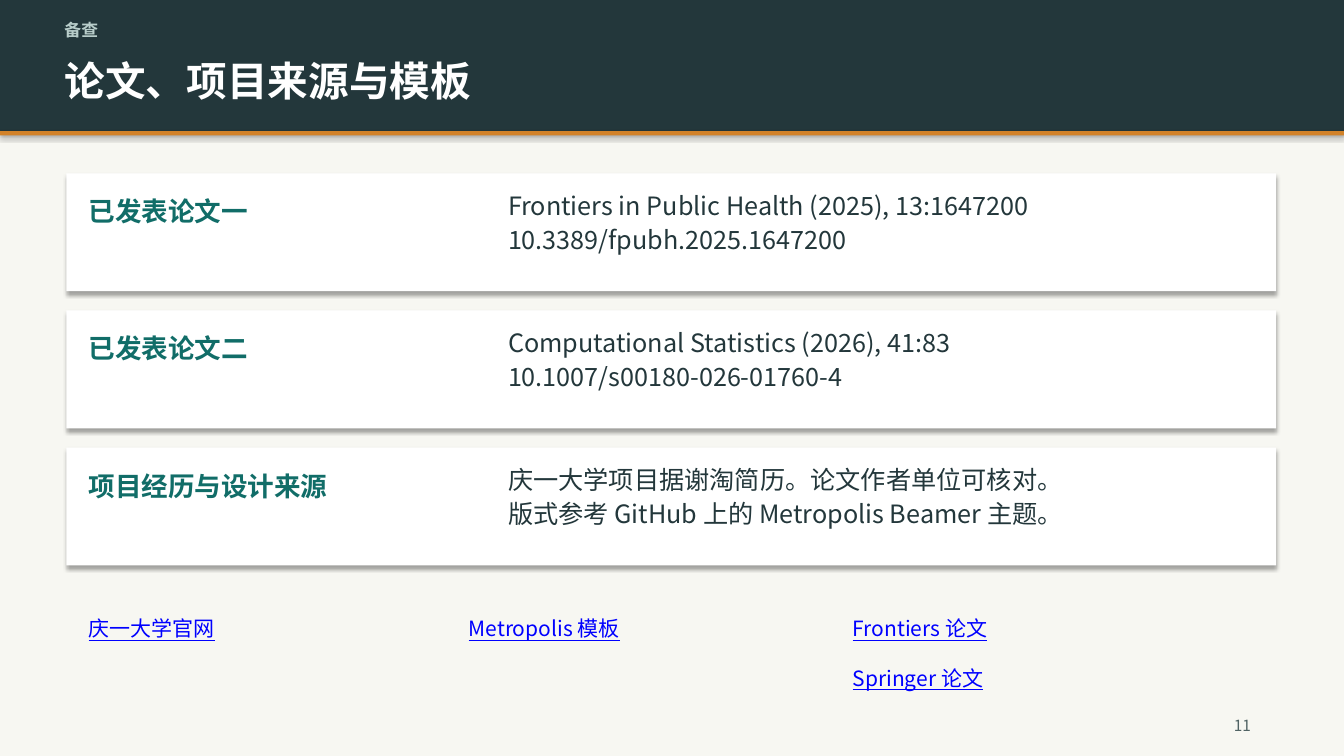
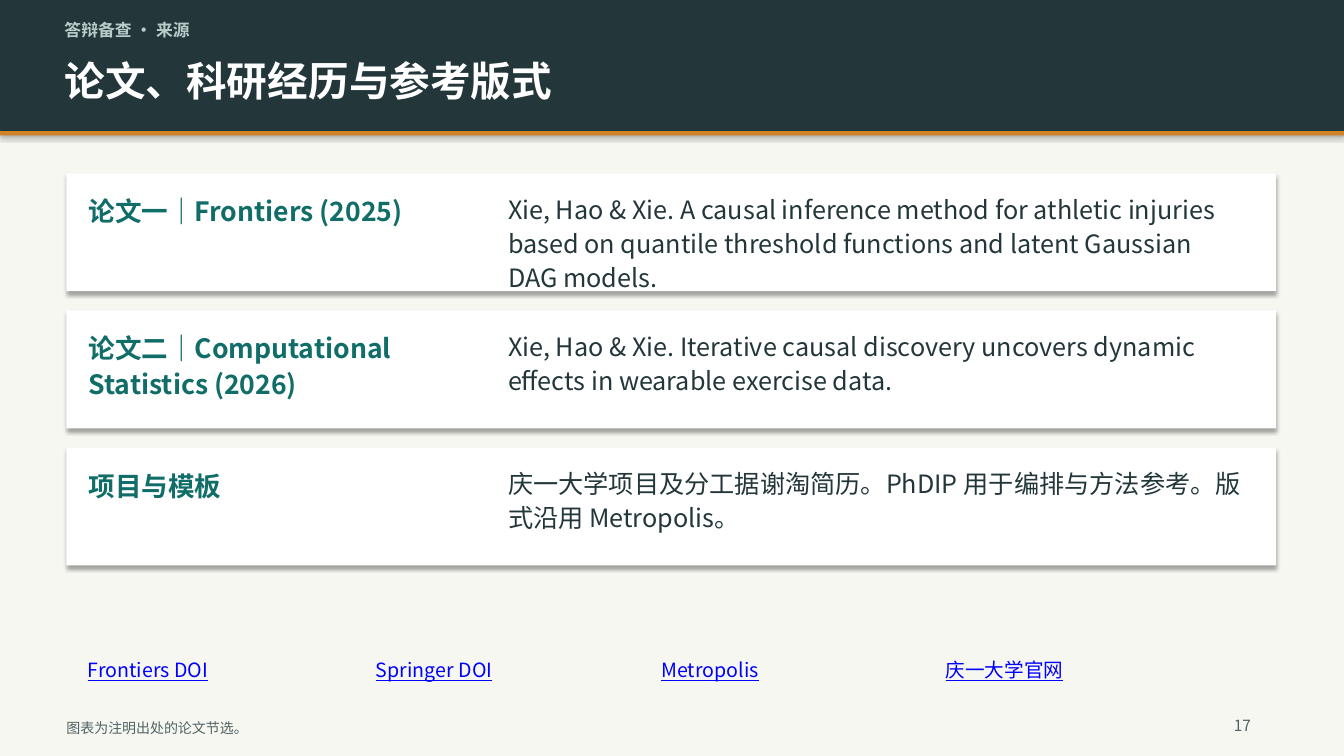
Before and after one commit to TaoXyjammy/DoctorLecture, a slide deck: slide 17 of 谢淘-高校面试科研汇报.pptx (slide 11 before the commit). Drawn at 1344x756 pixels with LibreOffice and Linux fonts; fonts in the diff are those of the drawing. Boxes give left, top, right and bottom in pixels: in the first picture for what was removed or moved away, otherwise in the second. Text is boxed around its words. In the diff, an @@ line names an element or a change of style, - is before the commit and + after.

```diff
--- a/谢淘-高校面试科研汇报.pptx
+++ b/谢淘-高校面试科研汇报.pptx
@@ text at (x1=64, y1=22, x2=190, y2=38): text changed @@
-备查
+答辩备查 · 来源
@@ text at (x1=64, y1=61, x2=552, y2=100): text changed @@
-论文、项目来源与模板
+论文、科研经历与参考版式
@@ text at (x1=89, y1=197, x2=403, y2=227): text changed @@
-已发表论文一
+论文一｜Frontiers (2025)
@@ text at (x1=508, y1=198, x2=1215, y2=293): text changed @@
-Frontiers in Public Health (2025), 13:1647200
-10.3389/fpubh.2025.1647200
+Xie, Hao & Xie. A causal inference method for athletic injuries based on quantile threshold functions and latent Gaussian DAG models.
@@ text at (x1=89, y1=334, x2=391, y2=400): text changed @@
-已发表论文二
+论文二｜Computational Statistics (2026)
@@ text at (x1=508, y1=336, x2=1195, y2=391): text changed @@
-Computational Statistics (2026), 41:83
-10.1007/s00180-026-01760-4
+Xie, Hao & Xie. Iterative causal discovery uncovers dynamic effects in wearable exercise data.
@@ text at (x1=89, y1=473, x2=222, y2=499): text changed @@
-项目经历与设计来源
+项目与模板
@@ text at (x1=508, y1=471, x2=1241, y2=533): text changed @@
-庆一大学项目据谢淘简历。论文作者单位可核对。
-版式参考 GitHub 上的 Metropolis Beamer 主题。
+庆一大学项目及分工据谢淘简历。PhDIP 用于编排与方法参考。版式沿用 Metropolis。
@@ text removed at (x1=853, y1=618, x2=987, y2=641) @@
-Frontiers 论文
@@ text "庆一大学官网" moved from (x1=89, y1=618, x2=215, y2=641) to (x1=946, y1=660, x2=1064, y2=681) @@
@@ text "庆一大学官网" at (x1=946, y1=660, x2=1064, y2=681): size 15 to 14 pt @@
@@ text added at (x1=88, y1=662, x2=208, y2=681), 14 pt, text #0000FF, underline @@
+Frontiers DOI
@@ text at (x1=376, y1=662, x2=493, y2=682): text changed; size 15 to 14 pt @@
-Metropolis 模板
+Springer DOI
@@ text added at (x1=661, y1=661, x2=759, y2=682), 14 pt, text #0000FF, underline @@
+Metropolis
@@ text removed at (x1=853, y1=668, x2=983, y2=691) @@
-Springer 论文
@@ text at (x1=1234, y1=719, x2=1251, y2=731): text changed @@
-11
+17
@@ text added at (x1=66, y1=721, x2=247, y2=734), 10 pt, text #506364 @@
+图表为注明出处的论文节选。
```
Also in this commit, not shown: 6 other slides changed, 10 slides added, 4 slides removed.
